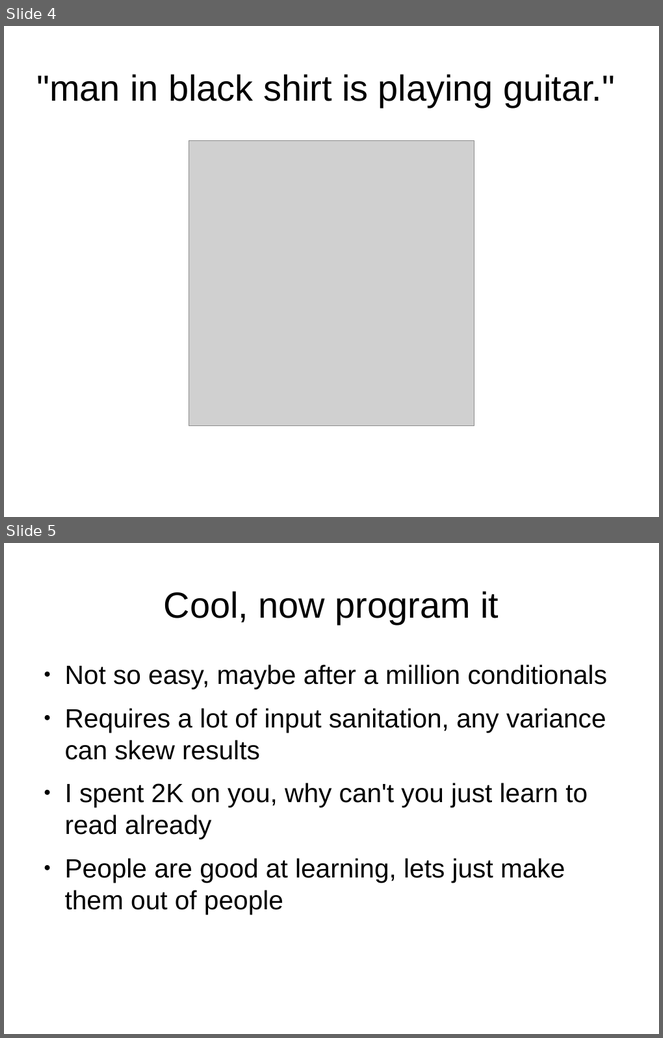
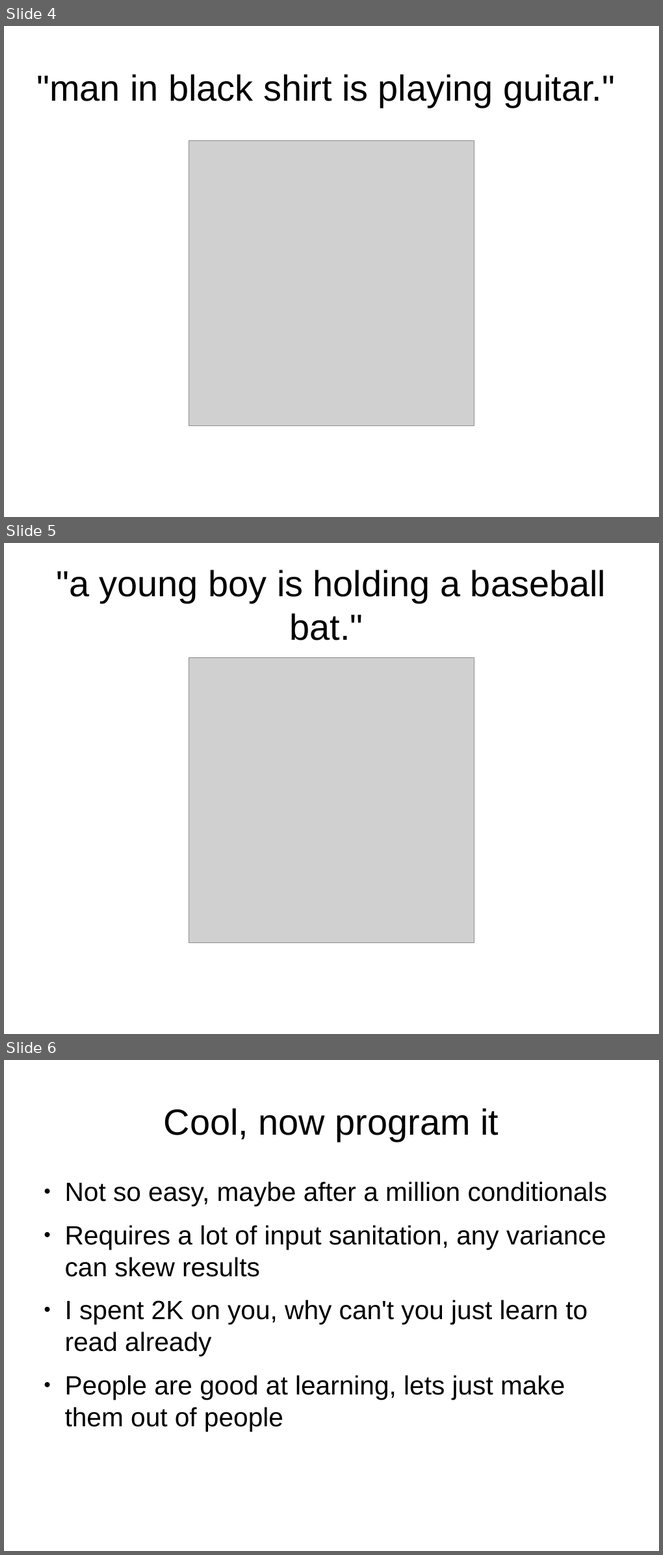
Before and after one commit to gmicros/annBrownBag, a slide deck: pres.odp. Shown one above the other, each under a label of ours: slides 4 and 5 before the commit, slides 4, 5 and 6 after it. The pictures are 663x1038 and 663x1555 pixels, drawn with LibreOffice and Linux fonts; fonts in the diff are those of the drawing; grey boxes stand for pictures. Boxes give left, top, right and bottom in pixels: in the first picture for what was removed or moved away, otherwise in the second. Text is boxed around its words. In the diff, an @@ line names an element or a change of style, - is before the commit and + after.

```diff
--- a/pres.odp
+++ b/pres.odp
@@ slide 5 added at <box>4,543,659,1034</box>, background #FFFFFF @@
@@ title added at <box>56,570,606,641</box>, 44 pt, text #000000 @@
+"a young boy is holding a baseball bat."
@@ picture added at <box>189,658,475,943</box> @@
@@ what was slide 5 is now slide 6 @@
```
Also in this commit, not shown: 1 slide changed, 2 other slides added, 3 other files.
